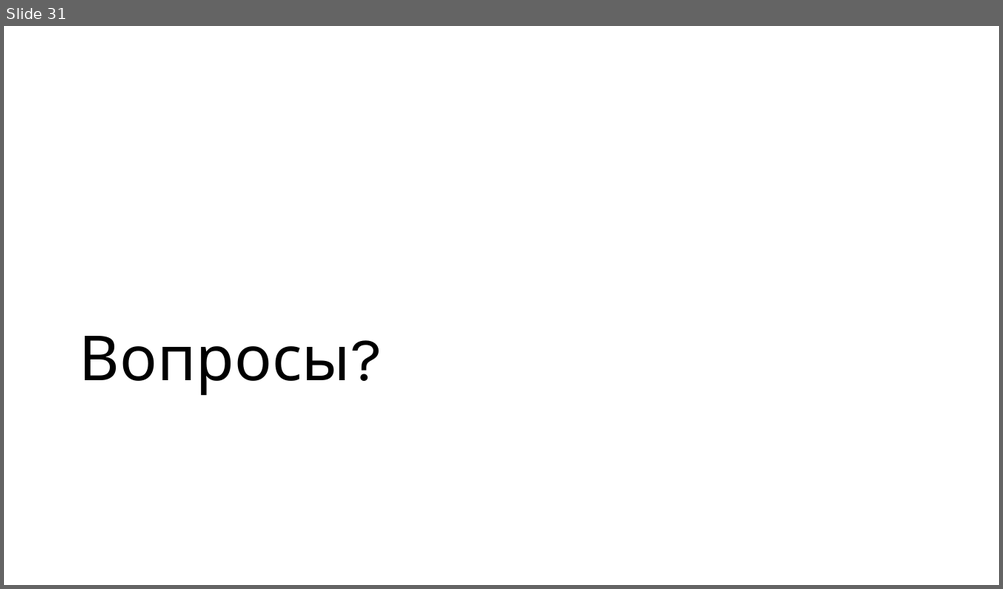
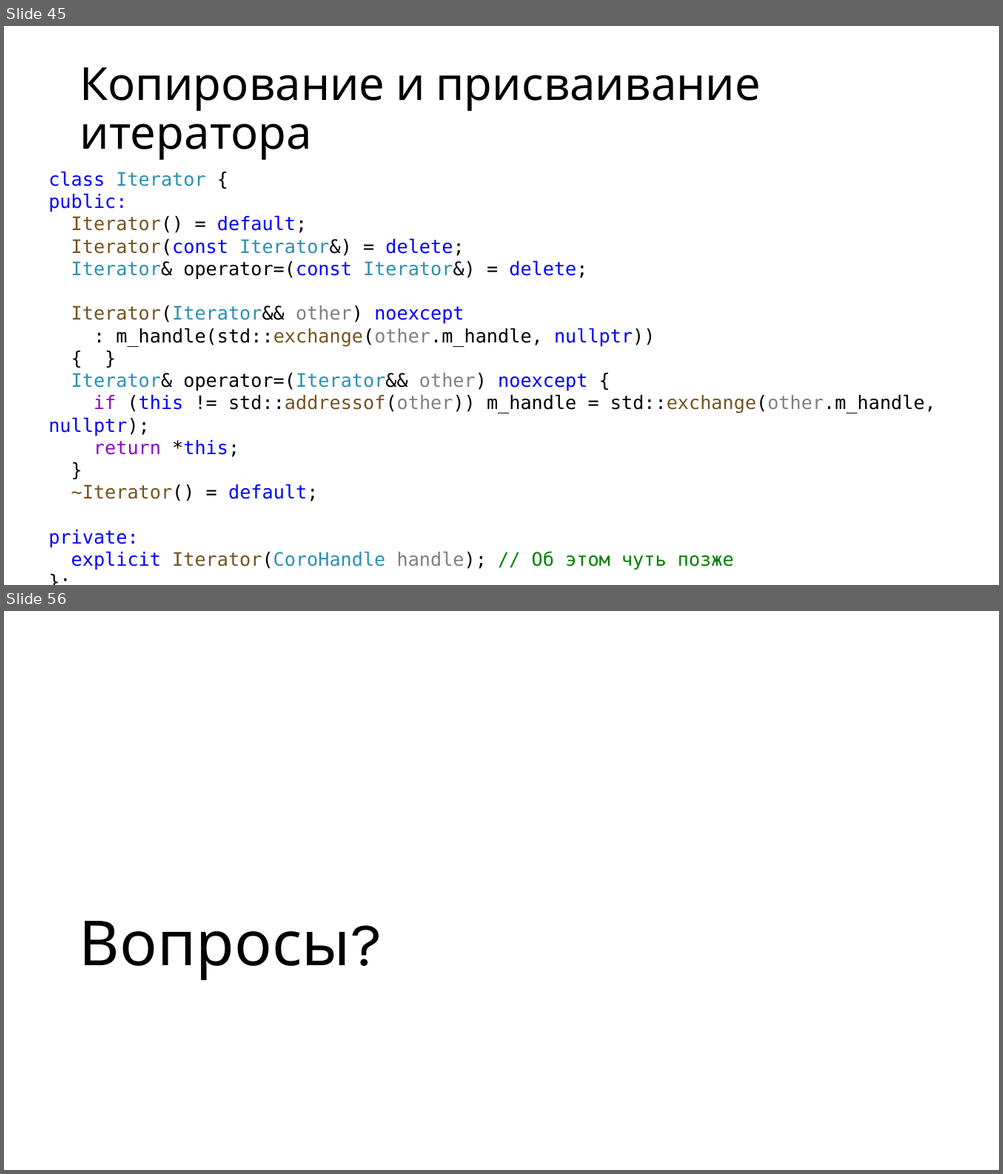
Before and after one commit to alexey-malov/pc, a slide deck: lectures/12/Coroutines.pptx. Shown one above the other, each under a label of ours: slide 31 before the commit, slides 45 and 56 after it; the slides between them are not shown. The pictures are 1003x589 and 1003x1174 pixels, drawn with LibreOffice and Linux fonts; fonts in the diff are those of the drawing. Boxes give left, top, right and bottom in pixels: in the first picture for what was removed or moved away, otherwise in the second. Text is boxed around its words. In the diff, an @@ line names an element or a change of style, - is before the commit and + after.

```diff
--- a/lectures/12/Coroutines.pptx
+++ b/lectures/12/Coroutines.pptx
@@ slide 45 added at (x1=4, y1=26, x2=999, y2=585), background #FFFFFF @@
@@ title added at (x1=79, y1=67, x2=760, y2=160), 44 pt, text #000000 @@
+Копирование и присваивание итератора
@@ text added at (x1=48, y1=171, x2=936, y2=571), 18 pt, text #000000 @@
+class Iterator {
+public:
+Iterator() = default;
+Iterator(const Iterator&) = delete;
+Iterator& operator=(const Iterator&) = delete;
+Iterator(Iterator&& other) noexcept
+: m_handle(std::exchange(other.m_handle, nullptr))
+{ }
+Iterator& operator=(Iterator&& other) noexcept {
+if (this != std::addressof(other)) m_handle = std::exchange(other.m_handle, nullptr);
+return *this;
+}
+~Iterator() = default;
+private:
+explicit Iterator(CoroHandle handle); // Об этом чуть позже
+};
@@ what was slide 31 is now slide 56 @@
```
Also in this commit, not shown: 2 slides changed, 24 other slides added, 12 other files.
